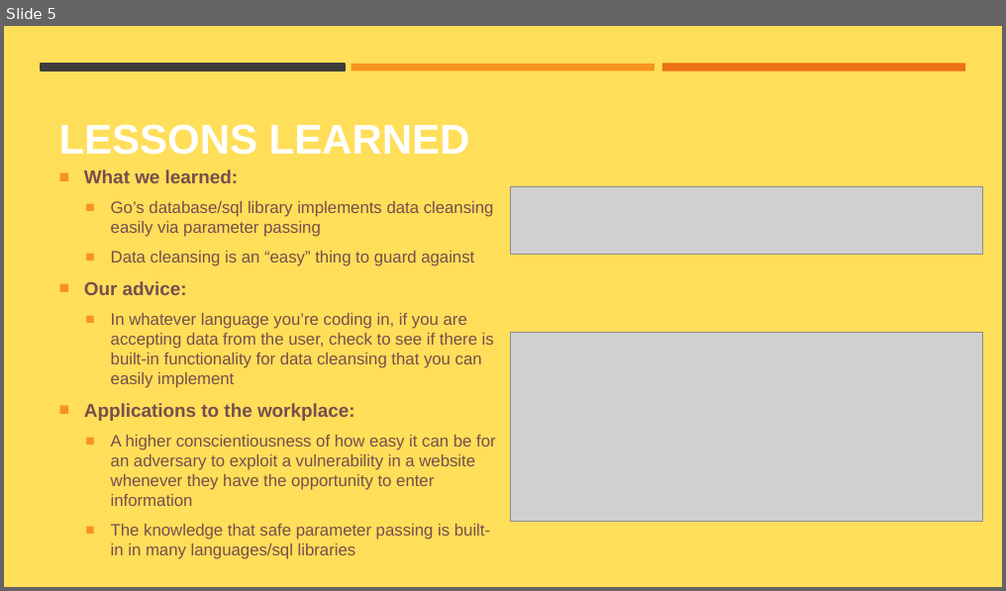
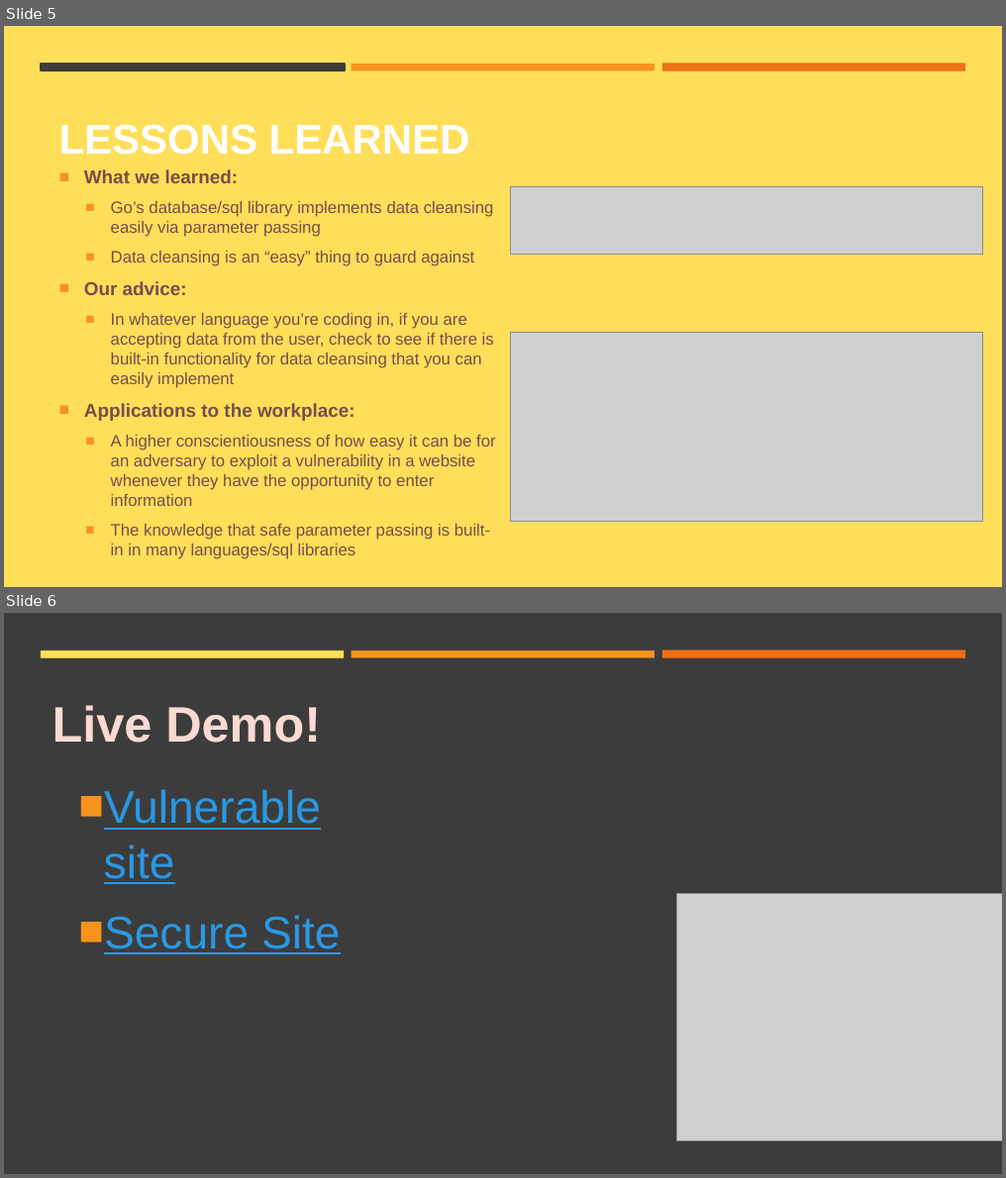
Before and after one commit to athoney/cosc3765_project, a slide deck: Project Presentation.pptx. Shown one above the other, each under a label of ours: slide 5 before the commit, slides 5 and 6 after it. The pictures are 1006x591 and 1006x1178 pixels, drawn with LibreOffice and Linux fonts; fonts in the diff are those of the drawing; grey boxes stand for pictures. Boxes give left, top, right and bottom in pixels: in the first picture for what was removed or moved away, otherwise in the second. Text is boxed around its words. In the diff, an @@ line names an element or a change of style, - is before the commit and + after.

Commit message:
Final presentation with demo slide

```diff
--- a/Project Presentation.pptx
+++ b/Project Presentation.pptx
@@ slide 6 added at (4, 613, 1002, 1174), background #3D3C3C; not listed: 2 template elements that a slide beside it also shows @@
@@ rectangle added at (41, 651, 344, 658), fill #FFDE59 @@
@@ text added at (53, 705, 321, 743), 48 pt, text #FADAD3, bold @@
+Live Demo!
@@ text added at (104, 789, 340, 955), 44 pt, text #2998E3, underline @@
+  ■ Vulnerable site
+  ■ Secure Site
@@ picture added at (677, 894, 1002, 1142) @@
```
Also in this commit, not shown: 1 slide changed.
